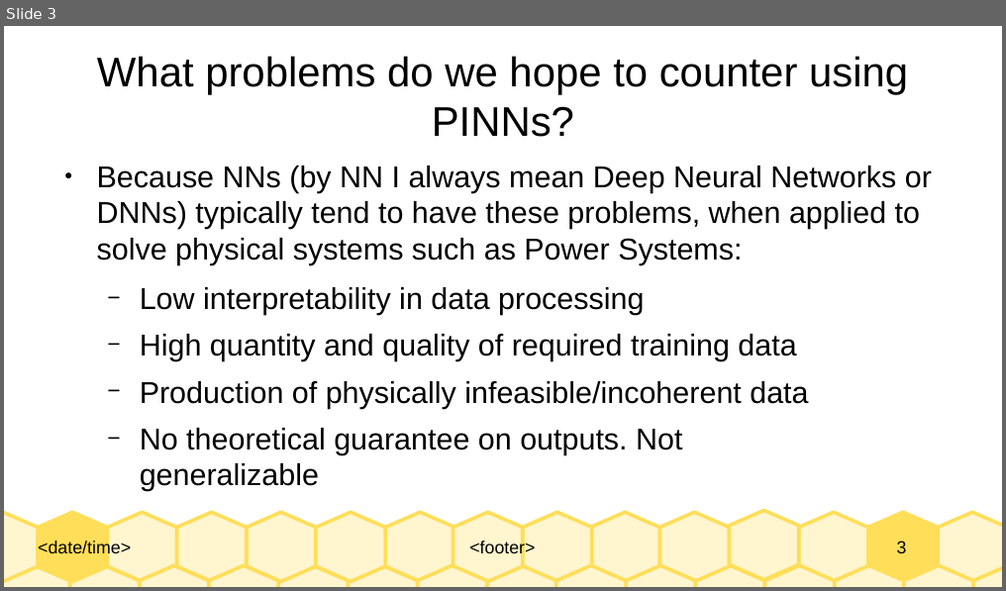
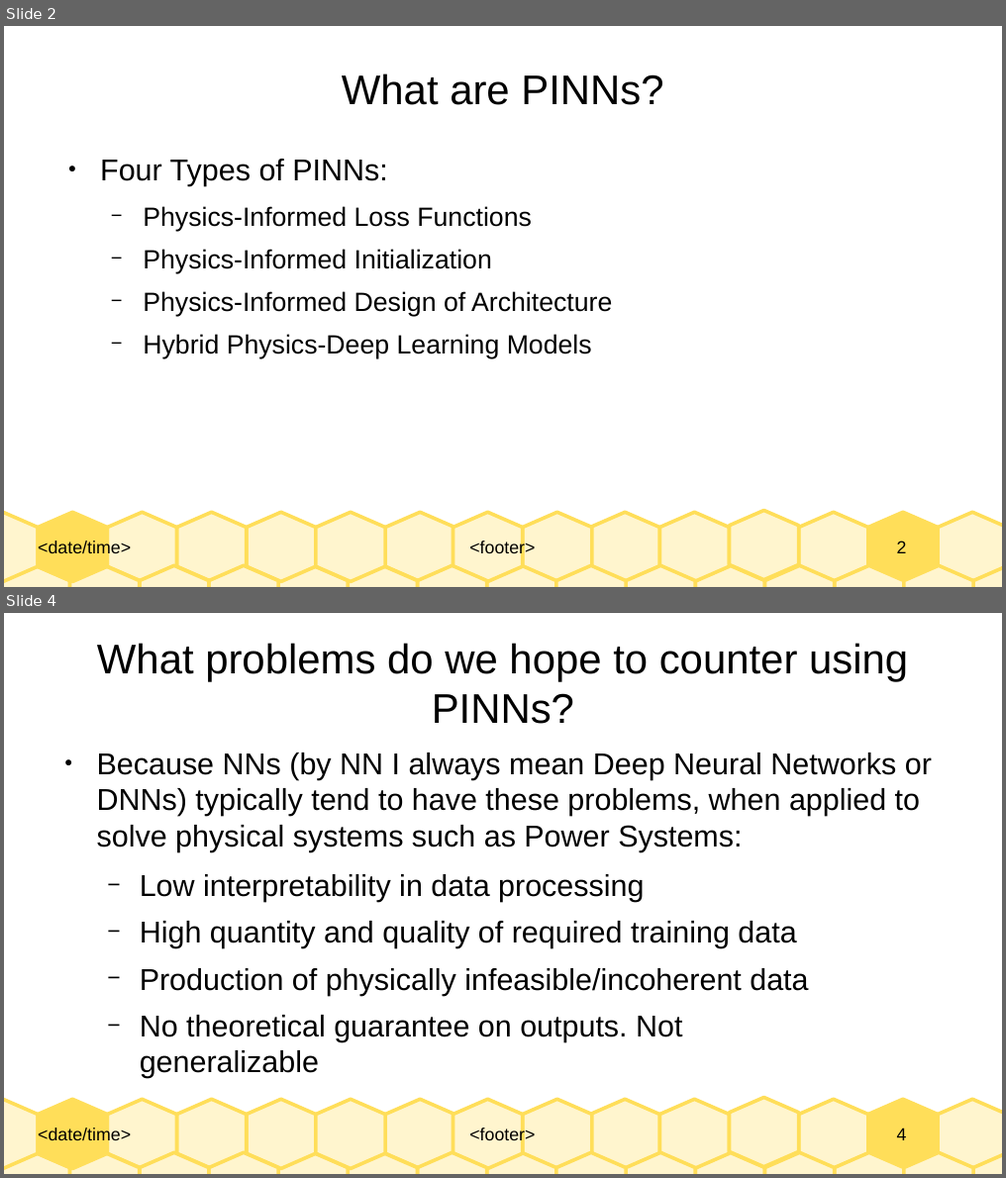
Before and after one commit to Realife-Brahmin/OriginalDocsHub, a slide deck: research_showcase/physicsInformedNeuralNetworks_aryan_ritwajeet_jha.odp. Shown one above the other, each under a label of ours: slide 3 before the commit, slides 2 and 4 after it; the slides between them are not shown. The pictures are 1006x591 and 1006x1178 pixels, drawn with LibreOffice and Linux fonts; fonts in the diff are those of the drawing. Boxes give left, top, right and bottom in pixels: in the first picture for what was removed or moved away, otherwise in the second. Text is boxed around its words. In the diff, an @@ line names an element or a change of style, - is before the commit and + after.

```diff
--- a/research_showcase/physicsInformedNeuralNetworks_aryan_ritwajeet_jha.odp
+++ b/research_showcase/physicsInformedNeuralNetworks_aryan_ritwajeet_jha.odp
@@ slide 2 added at (4, 26, 1002, 587), background #FFFFFF; not listed: 33 template elements that a slide beside it also shows @@
@@ title added at (342, 74, 663, 105), 33 pt, text #000000 @@
+What are PINNs?
@@ text added at (100, 159, 612, 359), 21 pt, text #000000 @@
+● Four Types of PINNs:
+  − Physics-Informed Loss Functions
+  − Physics-Informed Initialization
+  − Physics-Informed Design of Architecture
+  − Hybrid Physics-Deep Learning Models
@@ what was slide 3 is now slide 4 @@
@@ page number at (897, 1128, 907, 1141): text changed @@
-3
+4
```
Also in this commit, not shown: 1 slide changed, 1 slide removed, 1 other file.
